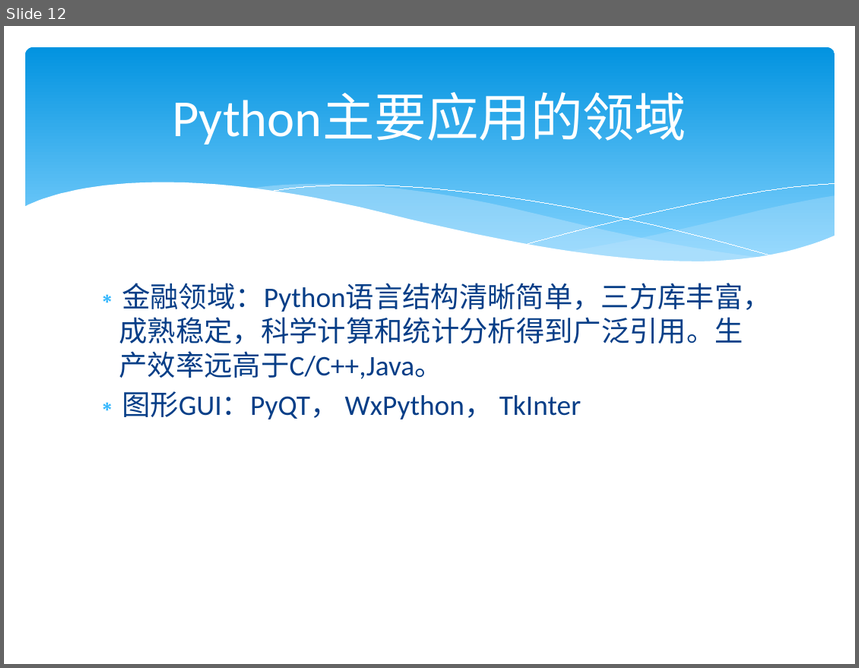
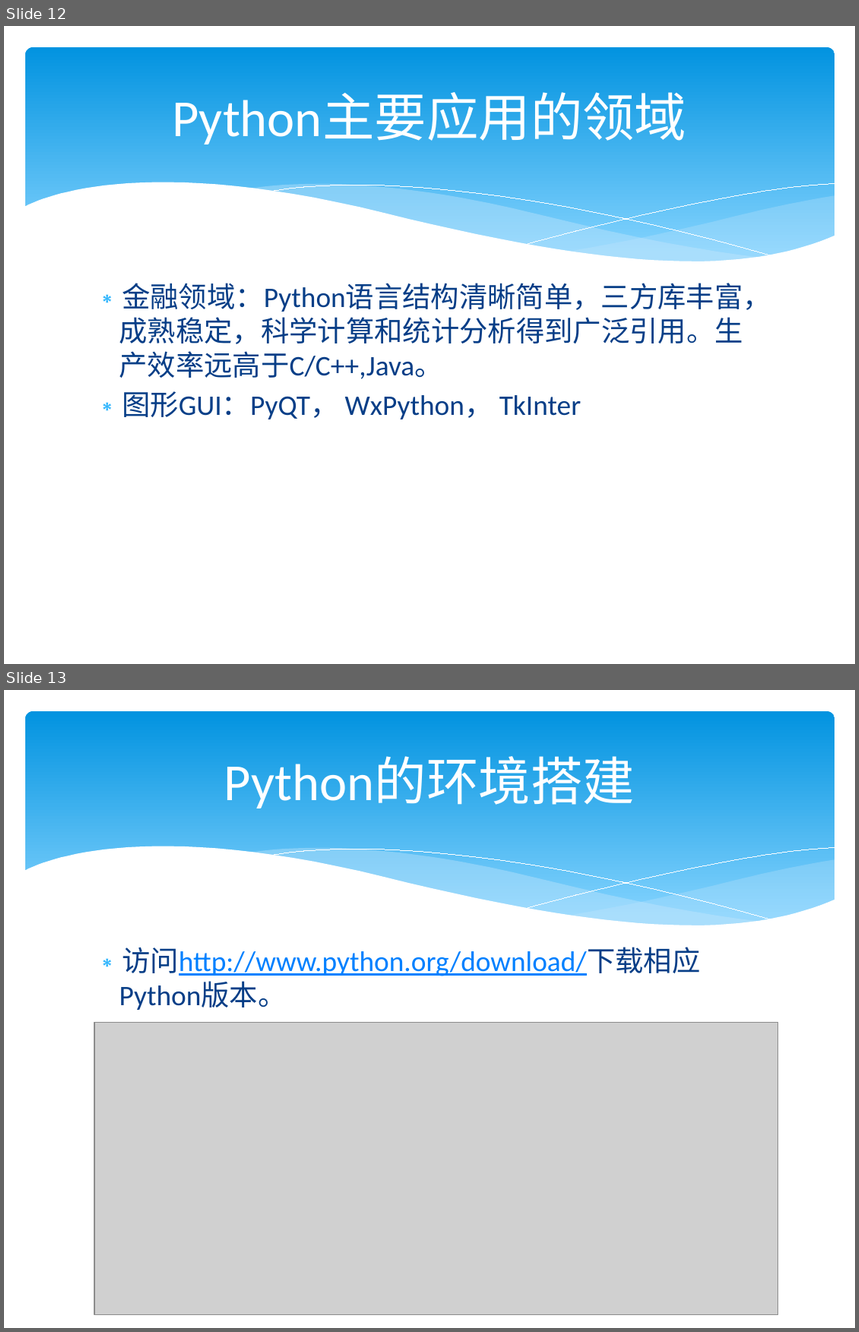
Before and after one commit to lysgwl/test4, a slide deck: python3/Python培训.pptx. Shown one above the other, each under a label of ours: slide 12 before the commit, slides 12 and 13 after it. The pictures are 859x668 and 859x1332 pixels, drawn with LibreOffice and Linux fonts; fonts in the diff are those of the drawing; grey boxes stand for pictures. Boxes give left, top, right and bottom in pixels: in the first picture for what was removed or moved away, otherwise in the second. Text is boxed around its words. In the diff, an @@ line names an element or a change of style, - is before the commit and + after.

```diff
--- a/python3/Python培训.pptx
+++ b/python3/Python培训.pptx
@@ slide 13 added at box(4, 690, 855, 1328), background #FFFFFF; not listed: 6 template elements that a slide beside it also shows @@
@@ title added at box(224, 757, 635, 809), 44 pt, text #FFFFFF @@
+Python的环境搭建
@@ text added at box(120, 947, 700, 1010), 24 pt, text #0080FF, underline @@
+∗ 访问http://www.python.org/download/下载相应Python版本。
@@ picture added at box(94, 1023, 778, 1315) @@
```
Also in this commit, not shown: 11 other slides added, 1 other file.
